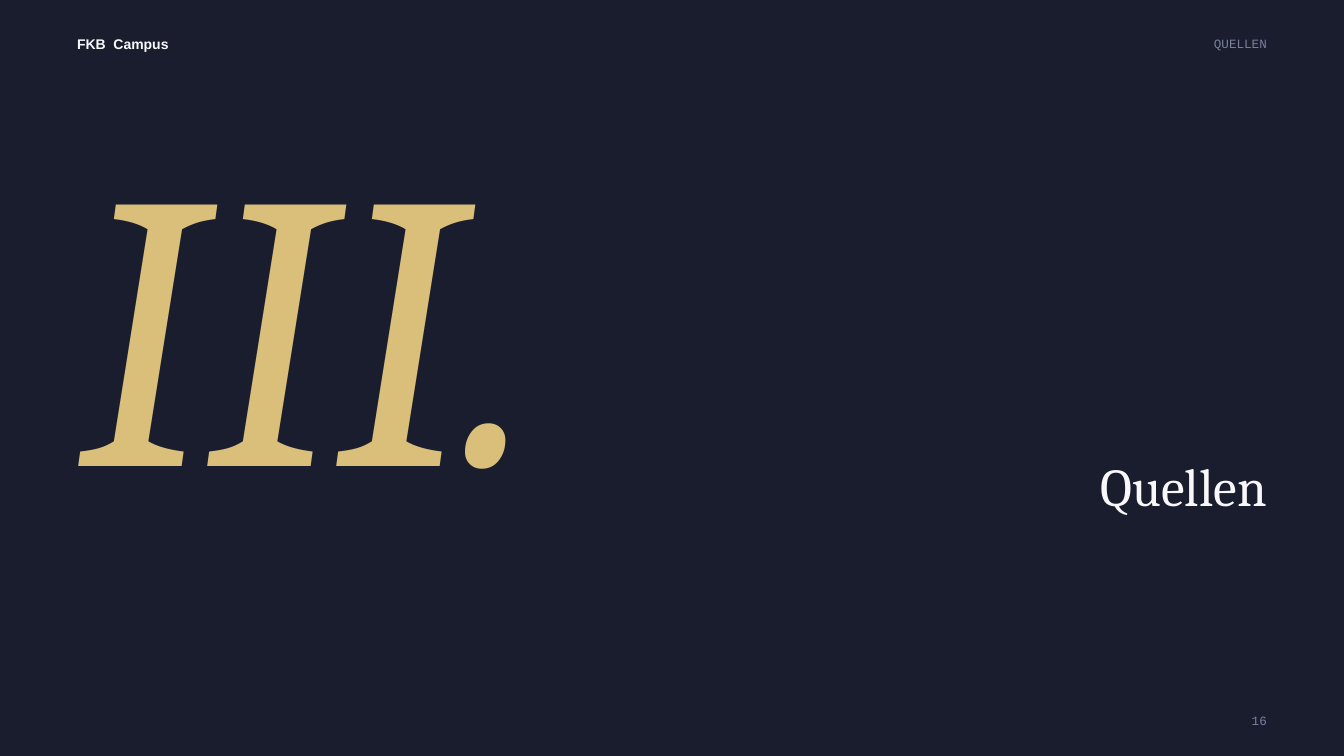
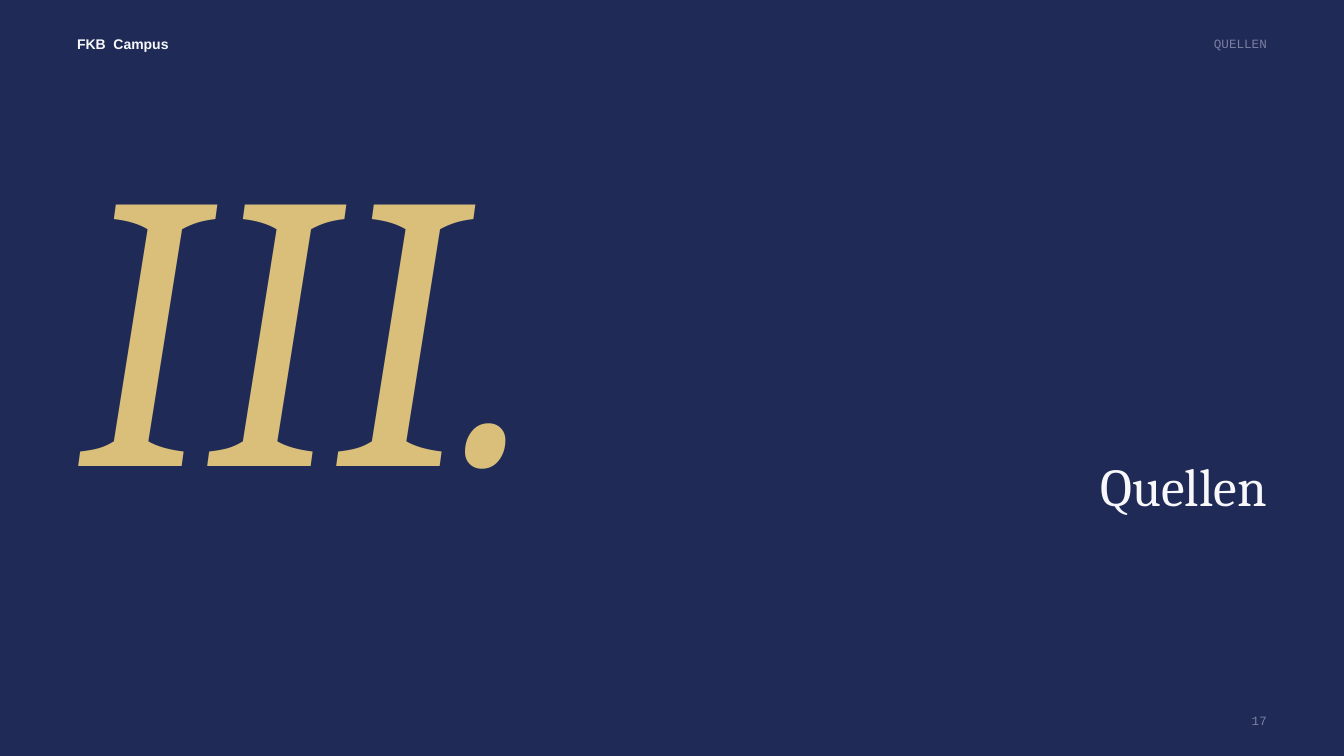
Before and after one commit to ck5rqc47pr-byte/firmenkundenakademie-online, a slide deck: slide 17 of public/downloads/praesentation/M03.pptx (slide 16 before the commit). Drawn at 1344x756 pixels with LibreOffice and Linux fonts; fonts in the diff are those of the drawing. Boxes give left, top, right and bottom in pixels: in the first picture for what was removed or moved away, otherwise in the second. Text is boxed around its words. In the diff, an @@ line names an element or a change of style, - is before the commit and + after.

```diff
--- a/public/downloads/praesentation/M03.pptx
+++ b/public/downloads/praesentation/M03.pptx
@@ background #191D2E to #1F2B56 @@
@@ text at <box>1252,717,1267,725</box>: text changed @@
-16
+17
```
Also in this commit, not shown: 10 other slides changed, 1 slide added, 21 other files.
